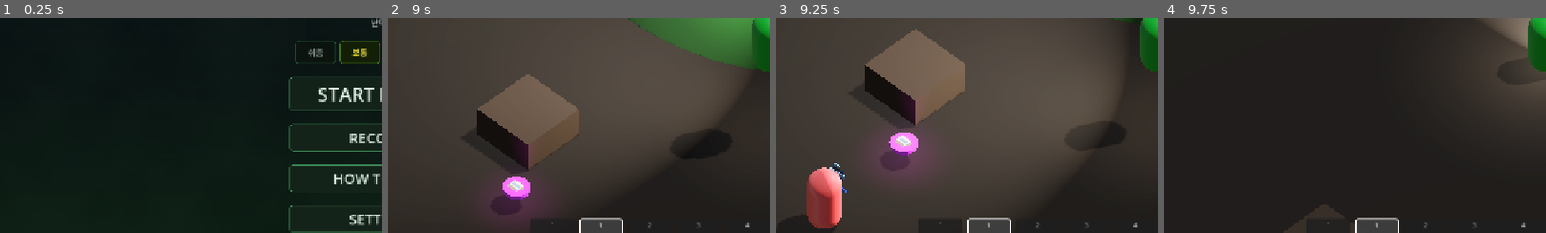
Above: before the commit, frames 1-4 (left to right).
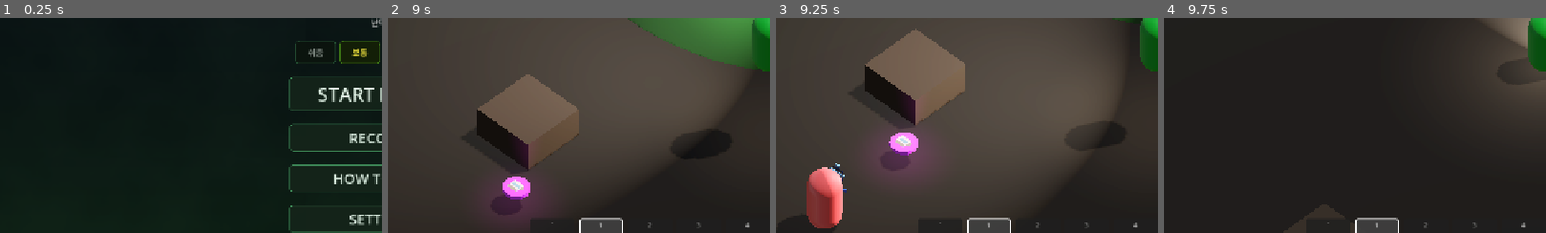
Above: after the commit, the same moments.

Repository: Kyulhee/battle-capsule
Game: Godot game, scene res://src/Main.tscn
Two runs of this game, one before a commit and one after it. Both use one fixed random seed, a clock stepped at 60 frames per second and the inputs below.
Inputs (mouse positions are % of the whole screen's width and height, from its top left):
- Up to frame 1 (0.25 s): no input
- Up to frame 2 (9 s): click "RECORDS" at 0.5 s; click "CLEAR ALL" at 1.25 s; click "BACK" at 2 s; click "START MATCH" at 2.75 s; click "START MATCH" at 3.5 s; click "쉬움" at 4.25 s; click "보통" at 5 s; click "어려움" at 5.75 s; click "지옥" at 6.5 s; click "선택" at 7.25 s; tap Enter at 8 s; move the mouse to (72, 45) at 8.02 s; press the mouse at (72, 45) at 8.03 s; hold D (ui_right) 8.03-8.78 s; tap Space at 8.27 s; move the mouse to (30, 55) at 8.77 s; release the mouse at (30, 55) at 8.78 s; hold S (ui_down) from 8.78 s (still down); tap Q (heal) at 8.85 s
- Up to frame 3 (9.25 s): keep holding S (ui_down); tap Space at 9.02 s
- Up to frame 4 (9.75 s): move the mouse to (60, 28) at 9.52 s; release S (ui_down) at 9.53 s; hold D (ui_right) from 9.53 s (still down); tap F (interact) at 9.6 s
The pictures show only the part of the screen within x 0-50%, y 39-89%; the shares and areas given below are measured in that part.

Frames 1-2 are identical in both runs. In frame 3, 0.1% of the frame differs, in the area x 8-19%, y 67-97%; in frame 4, nothing differs.

Commit message:
refactor: split records panel builder

Diff:
--- a/src/Main.gd
+++ b/src/Main.gd
@@ -86,6 +86,7 @@
 const LootSpawnerScript = preload("res://src/core/LootSpawner.gd")
 const MenuIconFactoryScript = preload("res://src/ui/MenuIconFactory.gd")
 const MissionTrackerScript = preload("res://src/core/MissionTracker.gd")
+const RecordsPanelBuilderScript = preload("res://src/ui/RecordsPanelBuilder.gd")
 const SupplyDropControllerScript = preload("res://src/core/SupplyDropController.gd")
 const ZoneControllerScript = preload("res://src/core/ZoneController.gd")
 
@@ -470,42 +471,13 @@
 
 func _on_records_pressed():
 	_show_panel("Records")
-	_setup_records_controls()
+	RecordsPanelBuilderScript.setup_controls(
+		$CanvasLayer/Control/RecordsPanel/VBox,
+		Callable(self, "_on_records_diff_tab"),
+		Callable(self, "_on_records_clear"),
+		Callable(self, "_apply_btn_style")
+	)
 	_populate_records_list()
-
-func _setup_records_controls():
-	var vbox = $CanvasLayer/Control/RecordsPanel/VBox
-	if vbox.get_node_or_null("DiffTabs"): return  # already built
-
-	var scroll_idx = $CanvasLayer/Control/RecordsPanel/VBox/Scroll.get_index()
-
-	# Difficulty tab row
-	var tabs = HBoxContainer.new()
-	tabs.name = "DiffTabs"
-	tabs.alignment = BoxContainer.ALIGNMENT_CENTER
-	tabs.add_theme_constant_override("separation", 6)
-	vbox.add_child(tabs)
-	vbox.move_child(tabs, scroll_idx)
-
-	for i in range(4):
-		var btn = Button.new()
-		btn.text = DifficultyCatalogScript.label(i)
-		btn.custom_minimum_size = Vector2(68, 0)
-		btn.add_theme_font_size_override("font_size", 13)
-		btn.pressed.connect(_on_records_diff_tab.bind(i))
-		_apply_btn_style(btn)
-		tabs.add_child(btn)
-
-	# CLEAR ALL button (before close button)
-	var close_idx = $CanvasLayer/Control/RecordsPanel/VBox/CloseRecordsBtn.get_index()
-	var clear_btn = Button.new()
-	clear_btn.name = "ClearBtn"
-	clear_btn.text = "CLEAR ALL"
-	clear_btn.add_theme_font_size_override("font_size", 14)
-	clear_btn.pressed.connect(_on_records_clear)
-	_apply_btn_style(clear_btn)
-	vbox.add_child(clear_btn)
-	vbox.move_child(clear_btn, close_idx)
 
 func _on_records_diff_tab(diff: int):
 	_records_selected_diff = diff
@@ -520,97 +492,8 @@
 	_show_panel("Help")
 
 func _populate_records_list():
-	var list = $CanvasLayer/Control/RecordsPanel/VBox/Scroll/List
-	for child in list.get_children(): child.queue_free()
-
-	# Update tab highlights
-	var tabs = $CanvasLayer/Control/RecordsPanel/VBox.get_node_or_null("DiffTabs")
-	if tabs:
-		for i in range(tabs.get_child_count()):
-			tabs.get_child(i).modulate = DifficultyCatalogScript.color(i) if i == _records_selected_diff else DifficultyCatalogScript.dim_color()
-
-	if not has_node("/root/Telemetry"): return
-	var tel = get_node("/root/Telemetry")
-	var history = tel.get_history_for_difficulty(_records_selected_diff)
-
-	if history.is_empty():
-		var empty_lbl = Label.new()
-		empty_lbl.text = "기록 없음"
-		empty_lbl.horizontal_alignment = HORIZONTAL_ALIGNMENT_CENTER
-		empty_lbl.add_theme_color_override("font_color", Color(0.5, 0.5, 0.5))
-		list.add_child(empty_lbl)
-		return
-
-	var skull_tex = MenuIconFactoryScript.make_icon("skull")
-	var hand_tex  = MenuIconFactoryScript.make_icon("hand")
-	for record in history:
-		var row = HBoxContainer.new()
-		row.add_theme_constant_override("separation", 6)
-		list.add_child(row)
-
-		# WIN / --- badge
-		var badge = Label.new()
-		badge.text = "WIN" if record.win else "---"
-		badge.add_theme_font_size_override("font_size", 12)
-		badge.custom_minimum_size = Vector2(32, 0)
-		badge.horizontal_alignment = HORIZONTAL_ALIGNMENT_CENTER
-		badge.add_theme_color_override("font_color", Color.GOLD if record.win else Color(0.5, 0.5, 0.5))
-		row.add_child(badge)
-
-		# Rank
-		var rank_lbl = Label.new()
-		rank_lbl.text = "#%d" % record.rank
-		rank_lbl.add_theme_font_size_override("font_size", 14)
-		rank_lbl.custom_minimum_size = Vector2(32, 0)
-		rank_lbl.add_theme_color_override("font_color", Color.GOLD if record.win else Color(0.85, 0.85, 0.85))
-		row.add_child(rank_lbl)
-
-		# Score (prominent)
-		var score_val = record.get("score", 0)
-		var score_lbl = Label.new()
-		score_lbl.text = "%d" % score_val
-		score_lbl.add_theme_font_size_override("font_size", 14)
-		score_lbl.custom_minimum_size = Vector2(54, 0)
-		score_lbl.horizontal_alignment = HORIZONTAL_ALIGNMENT_RIGHT
-		var score_col = Color.GOLD if record.win else Color(0.7, 0.85, 1.0)
-		score_lbl.add_theme_color_override("font_color", score_col)
-		row.add_child(score_lbl)
-
-		# Kills + Assists icons
-		_add_icon_val(row, skull_tex, str(record.kills), Color(1.0, 0.92, 0.15))
-		_add_icon_val(row, hand_tex, str(record.assists), Color(1.0, 0.6, 0.2))
-
-		# Duration
-		var time_lbl = Label.new()
-		time_lbl.text = "%ds" % record.duration
-		time_lbl.add_theme_font_size_override("font_size", 12)
-		time_lbl.add_theme_color_override("font_color", Color(0.6, 0.6, 0.6))
-		row.add_child(time_lbl)
-
-		# Date (right-aligned)
-		var date_lbl = Label.new()
-		date_lbl.text = record.date
-		date_lbl.add_theme_font_size_override("font_size", 11)
-		date_lbl.add_theme_color_override("font_color", Color(0.4, 0.4, 0.4))
-		date_lbl.size_flags_horizontal = Control.SIZE_EXPAND_FILL
-		date_lbl.horizontal_alignment = HORIZONTAL_ALIGNMENT_RIGHT
-		row.add_child(date_lbl)
-
-func _add_icon_val(parent: HBoxContainer, tex: ImageTexture, val: String, col: Color):
-	var icon = TextureRect.new()
-	icon.texture = tex
-	icon.custom_minimum_size = Vector2(14, 14)
-	icon.expand_mode = TextureRect.EXPAND_IGNORE_SIZE
-	icon.stretch_mode = TextureRect.STRETCH_KEEP_ASPECT_CENTERED
-	icon.texture_filter = CanvasItem.TEXTURE_FILTER_NEAREST
-	icon.modulate = col
-	parent.add_child(icon)
-	var lbl = Label.new()
-	lbl.text = val
-	lbl.add_theme_font_size_override("font_size", 13)
-	lbl.add_theme_color_override("font_color", col)
-	lbl.custom_minimum_size = Vector2(24, 0)
-	parent.add_child(lbl)
+	var tel = get_node_or_null("/root/Telemetry")
+	RecordsPanelBuilderScript.populate_list($CanvasLayer/Control/RecordsPanel/VBox, _records_selected_diff, tel)
 
 func restart_game():
 	if has_node("/root/Telemetry"):
--- /dev/null
+++ b/src/ui/RecordsPanelBuilder.gd
@@ -0,0 +1,148 @@
+class_name RecordsPanelBuilder
+extends RefCounted
+
+const DifficultyCatalogScript = preload("res://src/core/DifficultyCatalog.gd")
+const MenuIconFactoryScript = preload("res://src/ui/MenuIconFactory.gd")
+
+static func setup_controls(
+	vbox: VBoxContainer,
+	on_diff_tab: Callable,
+	on_clear: Callable,
+	apply_button_style: Callable
+) -> void:
+	if vbox.get_node_or_null("DiffTabs"):
+		return
+
+	var scroll = vbox.get_node_or_null("Scroll")
+	var scroll_idx = scroll.get_index() if scroll else vbox.get_child_count()
+
+	var tabs = HBoxContainer.new()
+	tabs.name = "DiffTabs"
+	tabs.alignment = BoxContainer.ALIGNMENT_CENTER
+	tabs.add_theme_constant_override("separation", 6)
+	vbox.add_child(tabs)
+	vbox.move_child(tabs, scroll_idx)
+
+	for i in range(4):
+		var btn = Button.new()
+		btn.text = DifficultyCatalogScript.label(i)
+		btn.custom_minimum_size = Vector2(68, 0)
+		btn.add_theme_font_size_override("font_size", 13)
+		btn.pressed.connect(func(): on_diff_tab.call(i))
+		_call_if_valid(apply_button_style, btn)
+		tabs.add_child(btn)
+
+	var close_btn = vbox.get_node_or_null("CloseRecordsBtn")
+	var close_idx = close_btn.get_index() if close_btn else vbox.get_child_count()
+
+	var clear_btn = Button.new()
+	clear_btn.name = "ClearBtn"
+	clear_btn.text = "CLEAR ALL"
+	clear_btn.add_theme_font_size_override("font_size", 14)
+	if on_clear.is_valid():
+		clear_btn.pressed.connect(on_clear)
+	_call_if_valid(apply_button_style, clear_btn)
+	vbox.add_child(clear_btn)
+	vbox.move_child(clear_btn, close_idx)
+
+static func populate_list(vbox: VBoxContainer, selected_diff: int, telemetry: Node) -> void:
+	var list = vbox.get_node_or_null("Scroll/List")
+	if not list:
+		return
+	for child in list.get_children():
+		child.queue_free()
+
+	var tabs = vbox.get_node_or_null("DiffTabs")
+	if tabs:
+		for i in range(tabs.get_child_count()):
+			tabs.get_child(i).modulate = DifficultyCatalogScript.color(i) if i == selected_diff else DifficultyCatalogScript.dim_color()
+
+	if telemetry == null or not telemetry.has_method("get_history_for_difficulty"):
+		return
+
+	var history = telemetry.get_history_for_difficulty(selected_diff)
+	if history.is_empty():
+		var empty_lbl = Label.new()
+		empty_lbl.text = "기록 없음"
+		empty_lbl.horizontal_alignment = HORIZONTAL_ALIGNMENT_CENTER
+		empty_lbl.add_theme_color_override("font_color", Color(0.5, 0.5, 0.5))
+		list.add_child(empty_lbl)
+		return
+
+	var skull_tex = MenuIconFactoryScript.make_icon("skull")
+	var hand_tex = MenuIconFactoryScript.make_icon("hand")
+	for record in history:
+		_add_record_row(list, record, skull_tex, hand_tex)
+
+static func _add_record_row(
+	list: VBoxContainer,
+	record: Dictionary,
+	skull_tex: ImageTexture,
+	hand_tex: ImageTexture
+) -> void:
+	var row = HBoxContainer.new()
+	row.add_theme_constant_override("separation", 6)
+	list.add_child(row)
+
+	var badge = Label.new()
+	badge.text = "WIN" if record.win else "---"
+	badge.add_theme_font_size_override("font_size", 12)
+	badge.custom_minimum_size = Vector2(32, 0)
+	badge.horizontal_alignment = HORIZONTAL_ALIGNMENT_CENTER
+	badge.add_theme_color_override("font_color", Color.GOLD if record.win else Color(0.5, 0.5, 0.5))
+	row.add_child(badge)
+
+	var rank_lbl = Label.new()
+	rank_lbl.text = "#%d" % record.rank
+	rank_lbl.add_theme_font_size_override("font_size", 14)
+	rank_lbl.custom_minimum_size = Vector2(32, 0)
+	rank_lbl.add_theme_color_override("font_color", Color.GOLD if record.win else Color(0.85, 0.85, 0.85))
+	row.add_child(rank_lbl)
+
+	var score_val = record.get("score", 0)
+	var score_lbl = Label.new()
+	score_lbl.text = "%d" % score_val
+	score_lbl.add_theme_font_size_override("font_size", 14)
+	score_lbl.custom_minimum_size = Vector2(54, 0)
+	score_lbl.horizontal_alignment = HORIZONTAL_ALIGNMENT_RIGHT
+	var score_col = Color.GOLD if record.win else Color(0.7, 0.85, 1.0)
+	score_lbl.add_theme_color_override("font_color", score_col)
+	row.add_child(score_lbl)
+
+	_add_icon_val(row, skull_tex, str(record.kills), Color(1.0, 0.92, 0.15))
+	_add_icon_val(row, hand_tex, str(record.assists), Color(1.0, 0.6, 0.2))
+
+	var time_lbl = Label.new()
+	time_lbl.text = "%ds" % record.duration
+	time_lbl.add_theme_font_size_override("font_size", 12)
+	time_lbl.add_theme_color_override("font_color", Color(0.6, 0.6, 0.6))
+	row.add_child(time_lbl)
+
+	var date_lbl = Label.new()
+	date_lbl.text = record.date
+	date_lbl.add_theme_font_size_override("font_size", 11)
+	date_lbl.add_theme_color_override("font_color", Color(0.4, 0.4, 0.4))
+	date_lbl.size_flags_horizontal = Control.SIZE_EXPAND_FILL
+	date_lbl.horizontal_alignment = HORIZONTAL_ALIGNMENT_RIGHT
+	row.add_child(date_lbl)
+
+static func _add_icon_val(parent: HBoxContainer, tex: ImageTexture, val: String, col: Color) -> void:
+	var icon = TextureRect.new()
+	icon.texture = tex
+	icon.custom_minimum_size = Vector2(14, 14)
+	icon.expand_mode = TextureRect.EXPAND_IGNORE_SIZE
+	icon.stretch_mode = TextureRect.STRETCH_KEEP_ASPECT_CENTERED
+	icon.texture_filter = CanvasItem.TEXTURE_FILTER_NEAREST
+	icon.modulate = col
+	parent.add_child(icon)
+
+	var lbl = Label.new()
+	lbl.text = val
+	lbl.add_theme_font_size_override("font_size", 13)
+	lbl.add_theme_color_override("font_color", col)
+	lbl.custom_minimum_size = Vector2(24, 0)
+	parent.add_child(lbl)
+
+static func _call_if_valid(callable: Callable, arg: Variant) -> void:
+	if callable.is_valid():
+		callable.call(arg)
Not shown, changed: docs/ARCHITECTURE.md
Not shown, changed: docs/DEVLOG.md
Not shown, changed: docs/IMPACT_MAP.md
Not shown, changed: docs/MASTERPLAN.md
Not shown, changed: docs/devlog/v1.10.md
